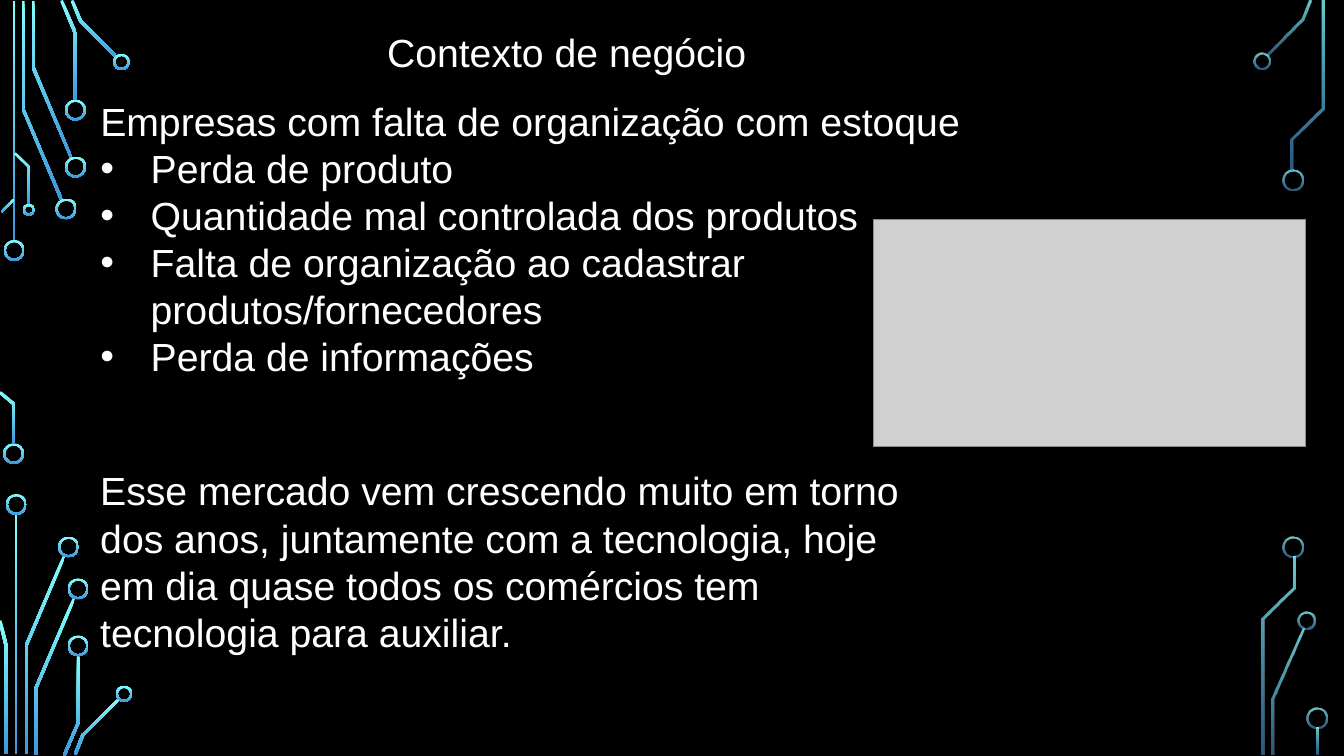
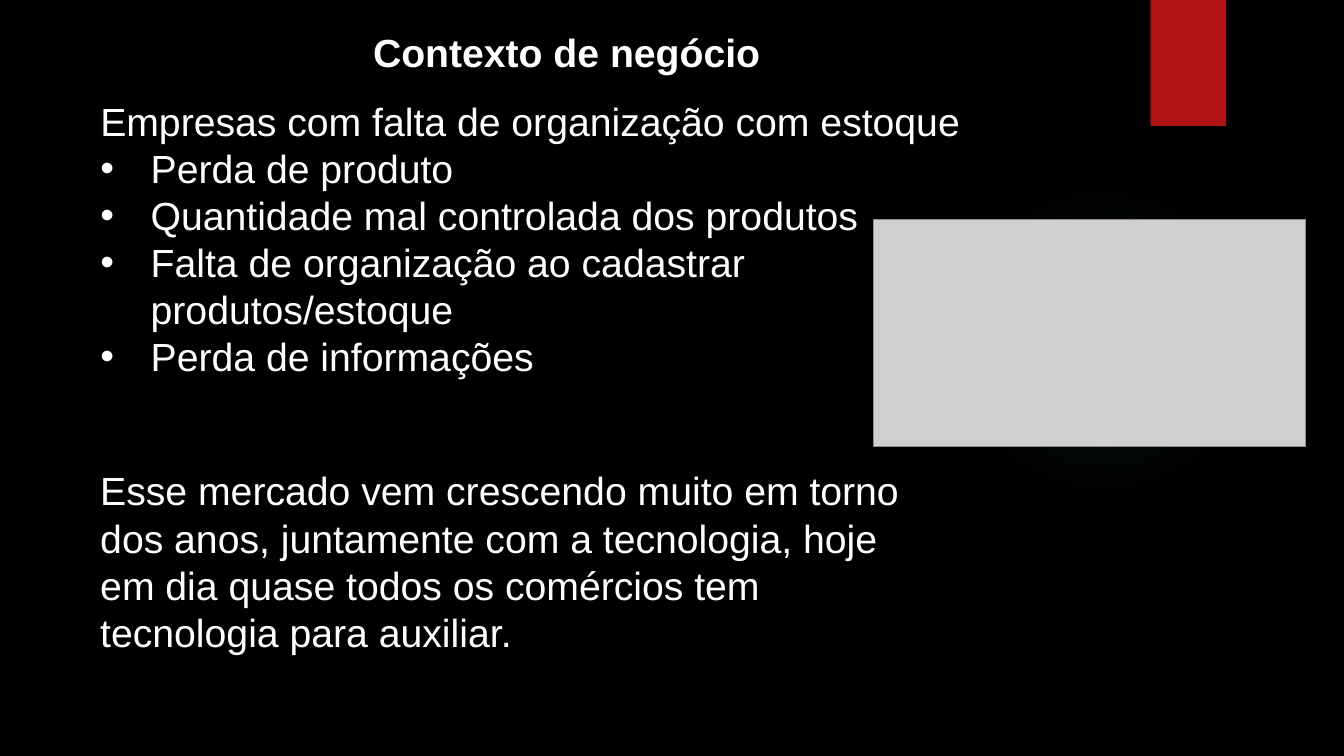
Before and after one commit to vitor-scudeler-lopes23/Estagio, a slide deck: slide 2 of _Projeto-Estagio_/Projeto/documentacao/Documentos/Projeto.pptx. Drawn at 1344x756 pixels with LibreOffice and Linux fonts; fonts in the diff are those of the drawing; grey boxes stand for pictures; background and template pictures are left out. Boxes give left, top, right and bottom in pixels: in the first picture for what was removed or moved away, otherwise in the second. Text is boxed around its words. In the diff, an @@ line names an element or a change of style, - is before the commit and + after.

```diff
--- a/_Projeto-Estagio_/Projeto/documentacao/Documentos/Projeto.pptx
+++ b/_Projeto-Estagio_/Projeto/documentacao/Documentos/Projeto.pptx
@@ text "Contexto de negócio" at [373, 38, 760, 75]: bold on @@
@@ rectangle added at [1150, 0, 1226, 126], fill #B01513 @@
@@ text at [151, 248, 745, 332]: text changed @@
-• Falta de organização ao cadastrar produtos/fornecedores
+• Falta de organização ao cadastrar produtos/estoque
@@ group removed at [0, 0, 1328, 756]: 33 freeform shapes, 3 rectangles @@
```
Also in this commit, not shown: 4 other slides changed, 7 slides added, 4 slides removed, 10 other files.
